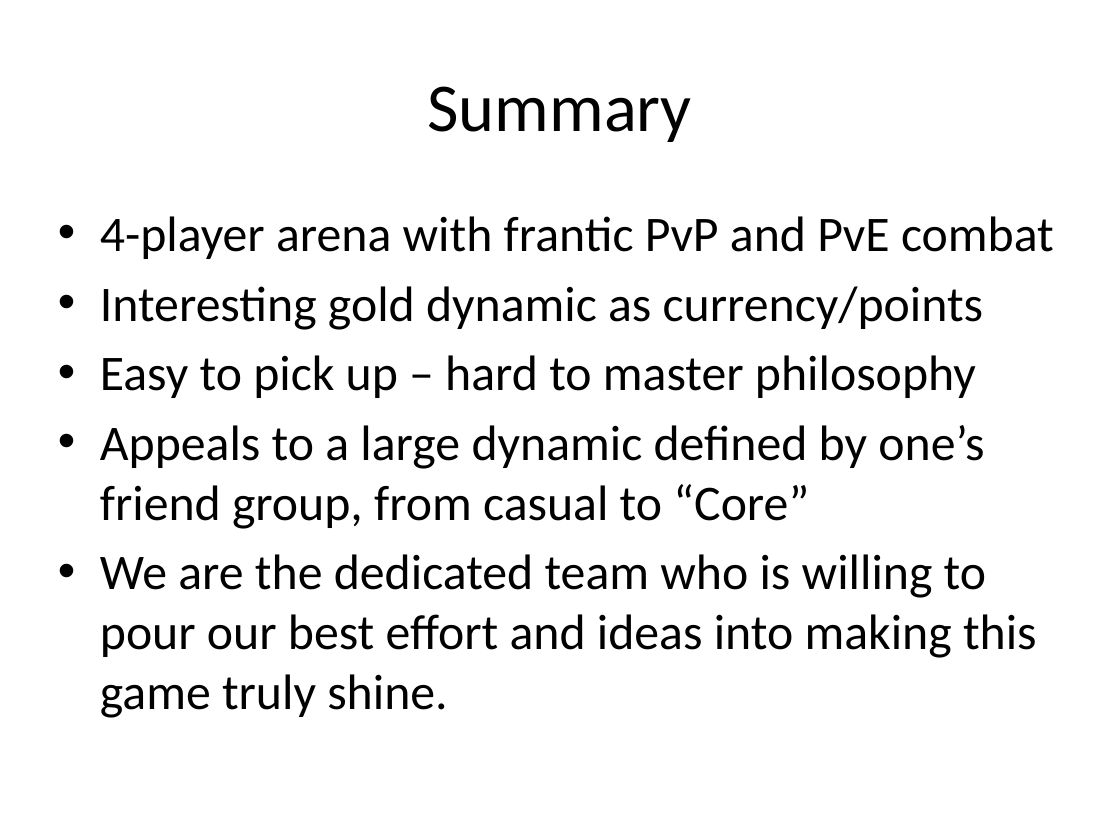
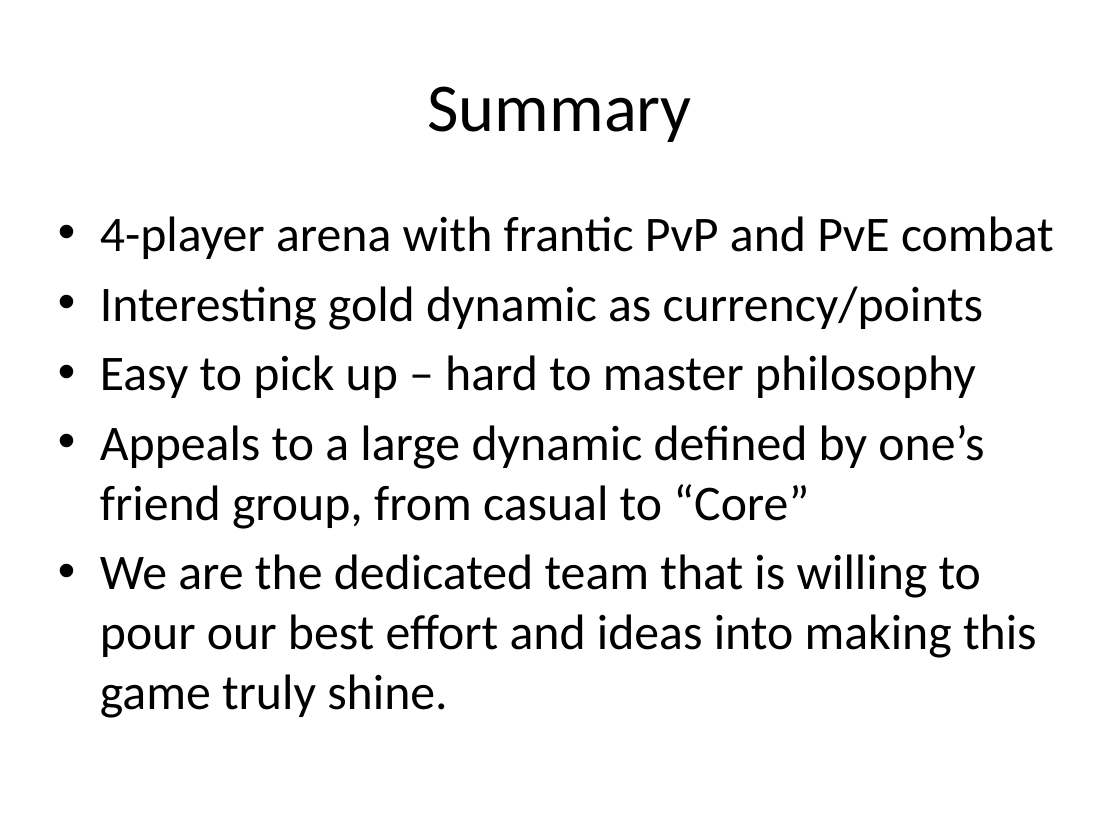
Before and after one commit to Assisting/flaming-zebras, a slide deck: slide 8 of Other/Codename flaming zebras.pptx. Drawn at 1120x840 pixels with LibreOffice and Linux fonts; fonts in the diff are those of the drawing. Boxes give left, top, right and bottom in pixels: in the first picture for what was removed or moved away, otherwise in the second. Text is boxed around its words. In the diff, an @@ line names an element or a change of style, - is before the commit and + after.

Commit message:
Updated powerpoint
Made minor spelling changes, and reworded/rearranged some parts of the
powerpoint.

```diff
--- a/Other/Codename flaming zebras.pptx
+++ b/Other/Codename flaming zebras.pptx
@@ text at [100, 554, 1037, 718]: text changed @@
-• We are the dedicated team who is willing to pour our best effort and ideas into making this game truly shine.
+• We are the dedicated team that is willing to pour our best effort and ideas into making this game truly shine.
```
Also in this commit, not shown: 3 other slides changed.
